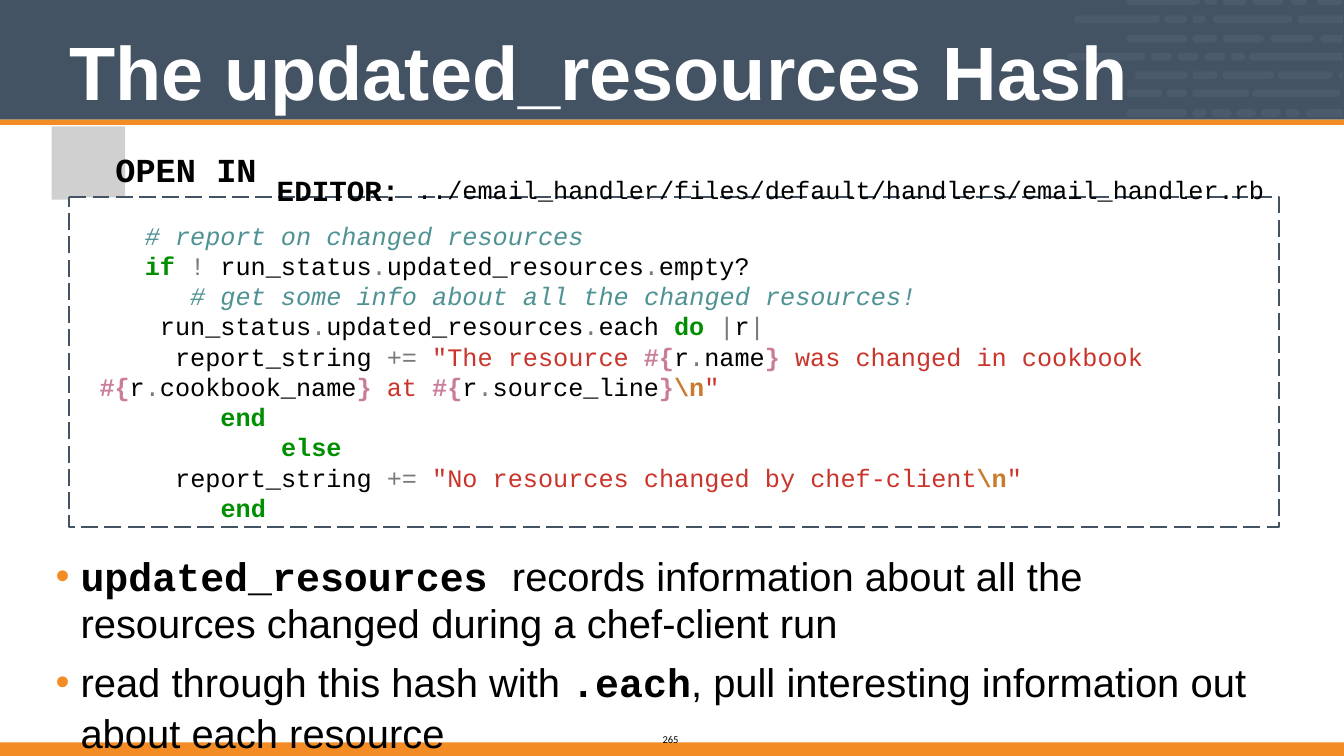
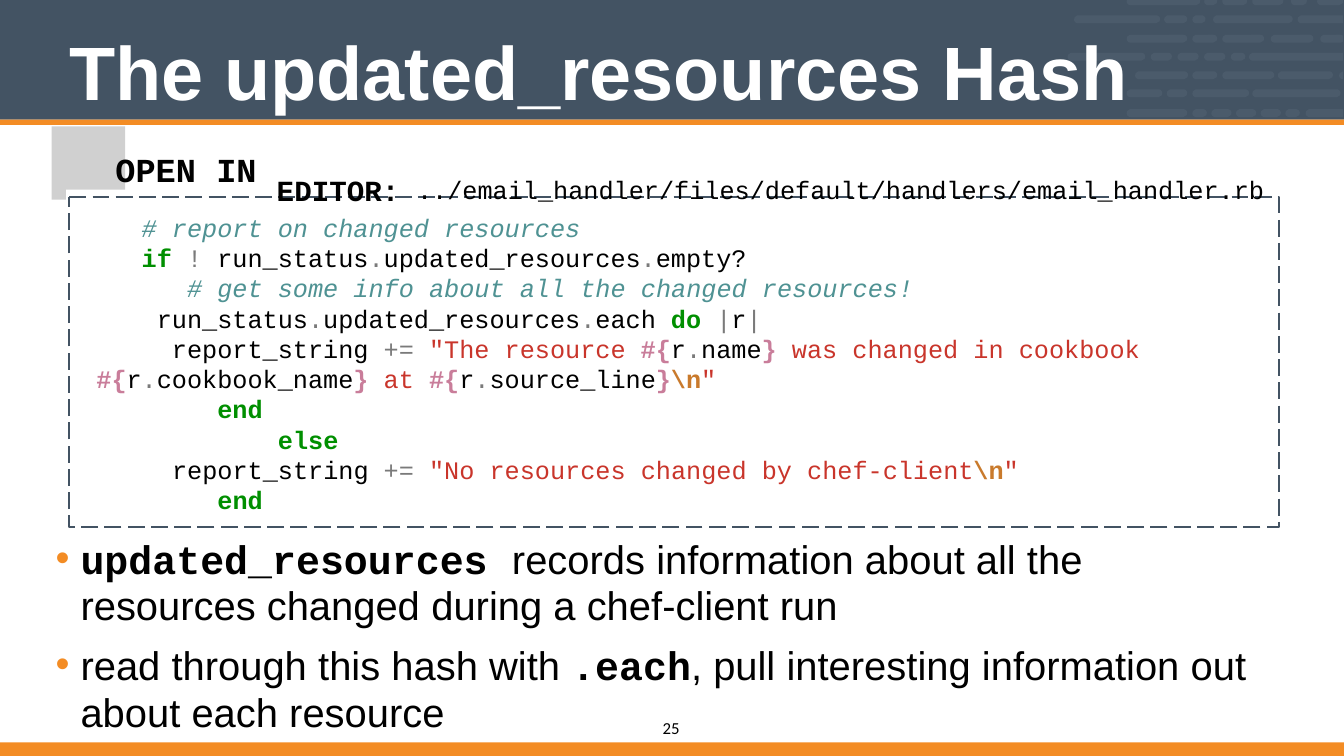
Before and after one commit to vinyar/chef-intermediate, a slide deck: slide 25 of Modules/08-Chef_Intermediate.pptx. Drawn at 1344x756 pixels with LibreOffice and Linux fonts; fonts in the diff are those of the drawing; grey boxes stand for pictures. Boxes give left, top, right and bottom in pixels: in the first picture for what was removed or moved away, otherwise in the second. Text is boxed around its words. In the diff, an @@ line names an element or a change of style, - is before the commit and + after.

```diff
--- a/Modules/08-Chef_Intermediate.pptx
+++ b/Modules/08-Chef_Intermediate.pptx
@@ freeform shape "# report on changed resources": place and size @@
-freeform shape "# report on changed resources" at <box>70,197,1279,517</box>
+freeform shape "# report on changed resources" at <box>67,190,1276,509</box>
@@ text "updated_resources records information about all ...": place and size @@
-text "updated_resources records information about all ..." at <box>81,562,1246,706</box>
+text "updated_resources records information about all ..." at <box>81,545,1246,728</box>
@@ text at <box>81,651,1246,728</box>: text changed @@
-• read through this hash with .each, pull interesting information out
+• read through this hash with .each, pull interesting information out about each resource
@@ text removed at <box>81,716,444,756</box> @@
-about each resource
@@ text removed at <box>663,734,679,746</box> @@
-265
@@ page number added at <box>663,723,680,734</box>, 16 pt, text #000000 @@
+25
```
Also in this commit, not shown: 29 other slides changed, 1 slide removed.
